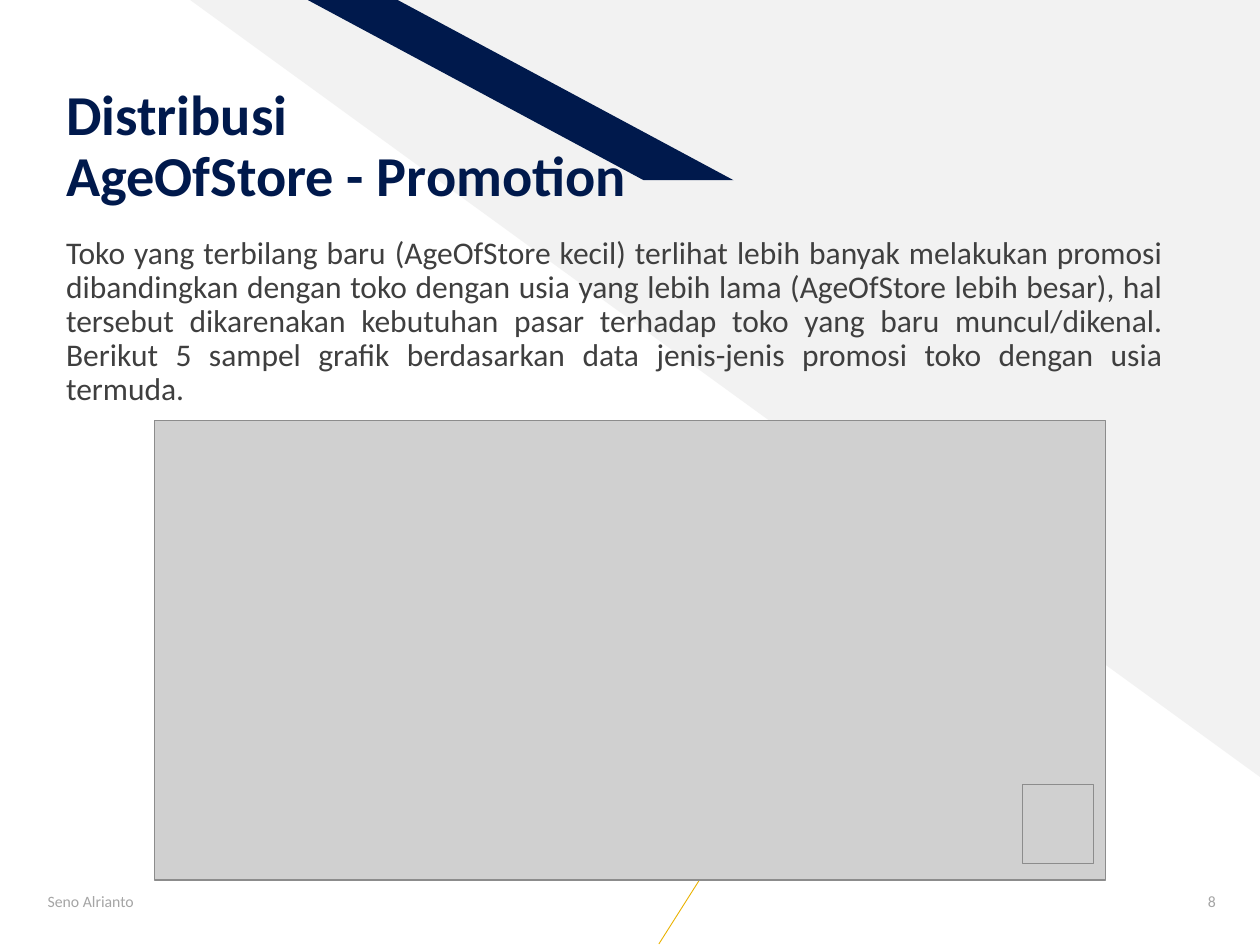
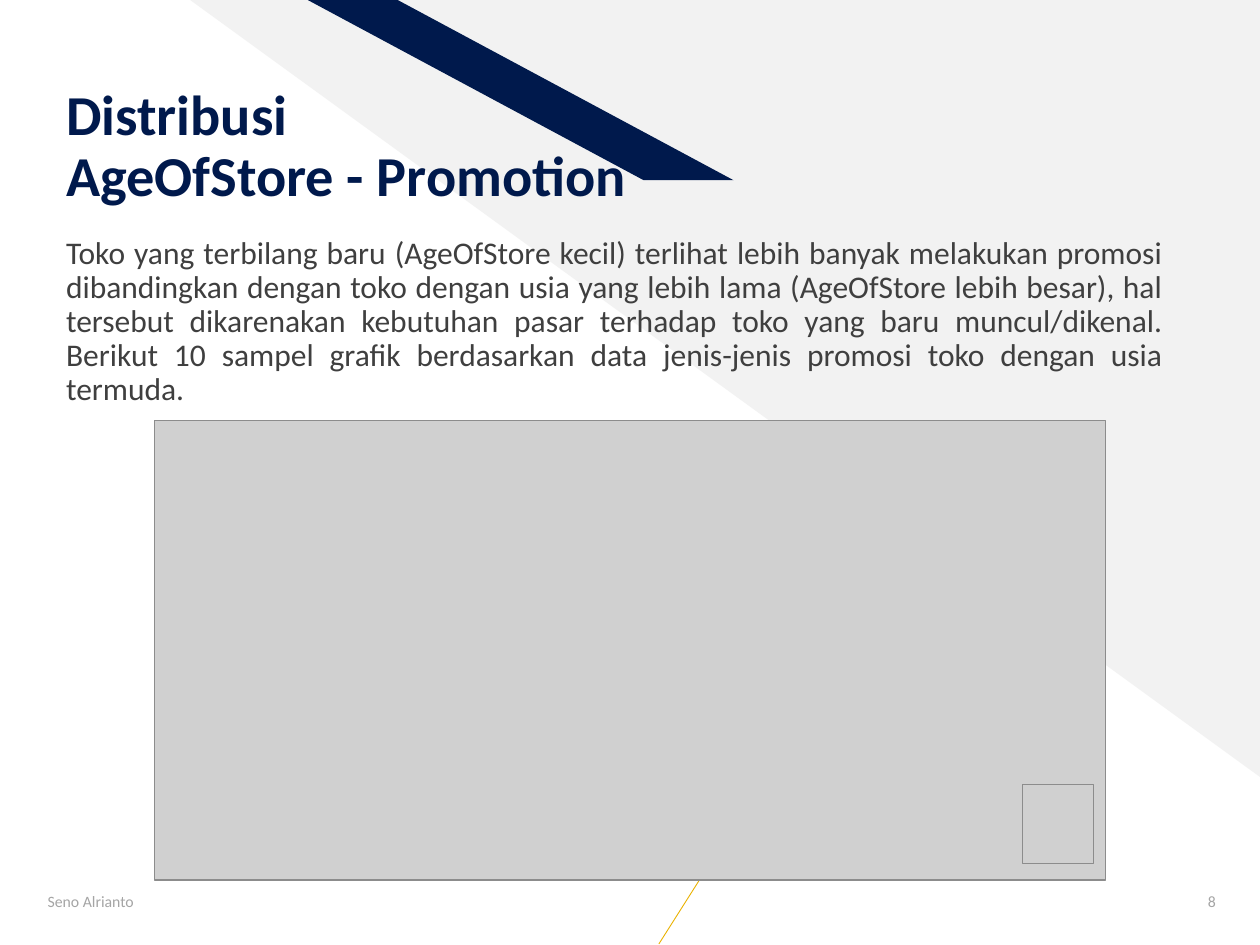
Before and after one commit to senoal/AB_Testing_PromosiPemasaran, a slide deck: slide 8 of AB_Testing_Promosi_Pemasaran.pptx. Drawn at 1260x945 pixels with LibreOffice and Linux fonts; fonts in the diff are those of the drawing; grey boxes stand for pictures. Boxes give left, top, right and bottom in pixels: in the first picture for what was removed or moved away, otherwise in the second. Text is boxed around its words. In the diff, an @@ line names an element or a change of style, - is before the commit and + after.

```diff
--- a/AB_Testing_Promosi_Pemasaran.pptx
+++ b/AB_Testing_Promosi_Pemasaran.pptx
@@ text at [66, 241, 1162, 400]: text changed @@
-Toko yang terbilang baru (AgeOfStore kecil) terlihat lebih banyak melakukan promosi dibandingkan dengan toko dengan usia yang lebih lama (AgeOfStore lebih besar), hal tersebut dikarenakan kebutuhan pasar terhadap toko yang baru muncul/dikenal. Berikut 5 sampel grafik berdasarkan data jenis-jenis promosi toko dengan usia termuda.
+Toko yang terbilang baru (AgeOfStore kecil) terlihat lebih banyak melakukan promosi dibandingkan dengan toko dengan usia yang lebih lama (AgeOfStore lebih besar), hal tersebut dikarenakan kebutuhan pasar terhadap toko yang baru muncul/dikenal. Berikut 10 sampel grafik berdasarkan data jenis-jenis promosi toko dengan usia termuda.
```
Also in this commit, not shown: 1 other file.
